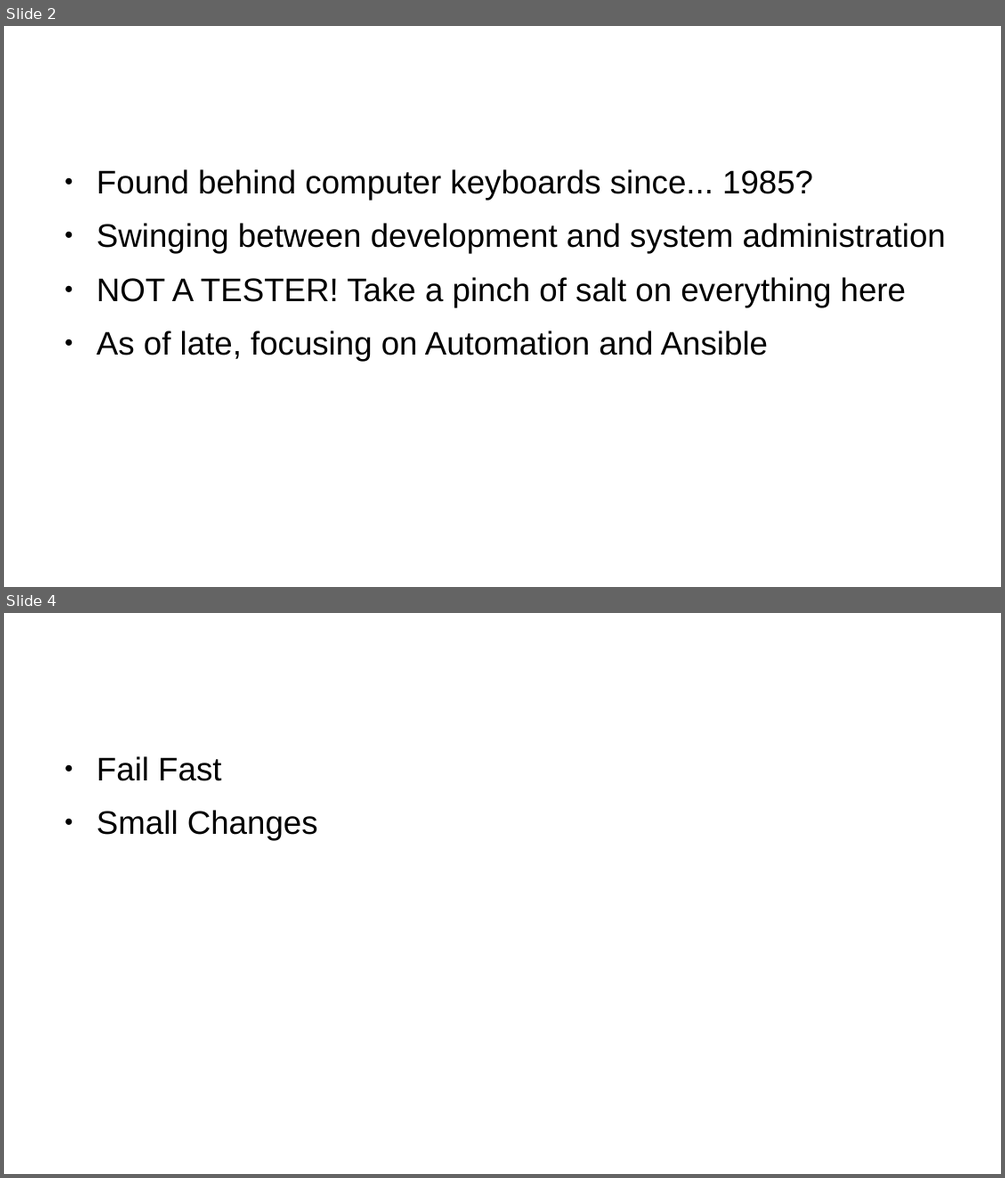
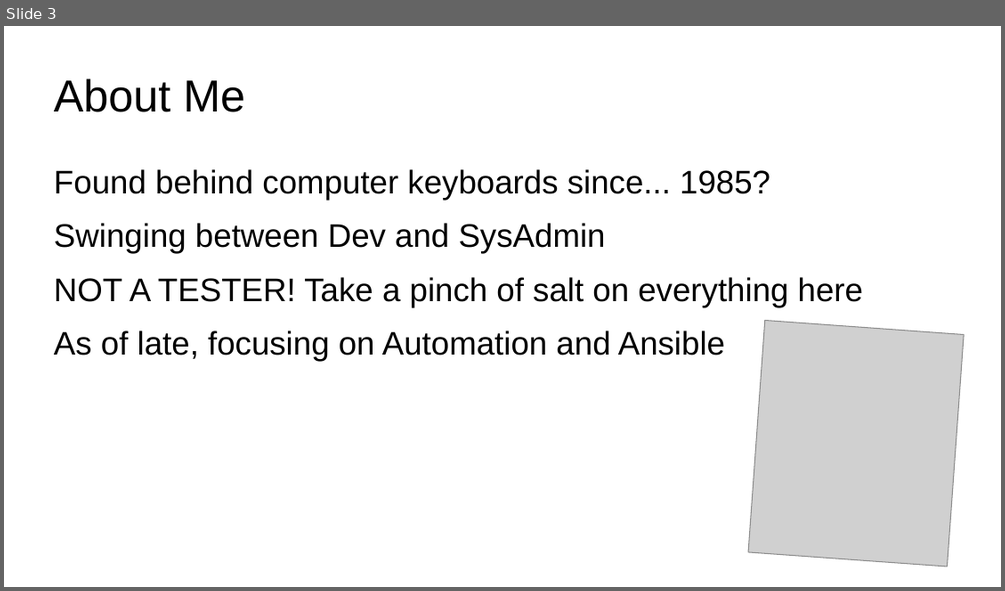
Before and after one commit to russoz/aklpug-testing-python-code, a slide deck: aklpug-testing-python.odp. Shown one above the other, each under a label of ours: slides 2 and 4 before the commit, slide 3 after it; the slides between them are not shown. The pictures are 1005x1178 and 1005x591 pixels, drawn with LibreOffice and Linux fonts; fonts in the diff are those of the drawing; grey boxes stand for pictures; background and template pictures are left out. Boxes give left, top, right and bottom in pixels: in the first picture for what was removed or moved away, otherwise in the second. Text is boxed around its words. In the diff, an @@ line names an element or a change of style, - is before the commit and + after.

```diff
--- a/aklpug-testing-python.odp
+++ b/aklpug-testing-python.odp
@@ slide 4 removed at [4, 613, 1001, 1174], background #FFFFFF @@
@@ title removed at [54, 634, 748, 727] @@
-Agility
@@ text removed at [97, 756, 318, 841] @@
-● Fail Fast
-● Small Changes
@@ what was slide 2 is now slide 3 @@
@@ slide 3 changed as well @@
@@ title "About Me" at [54, 79, 245, 112]: text colour #FFFFFF to #000000 @@
@@ text at [54, 169, 863, 361]: bullet ● to none @@
@@ text at [54, 223, 606, 254]: text changed @@
-● Swinging between development and system administration
+Swinging between Dev and SysAdmin
@@ picture added at [749, 321, 963, 566] @@
```
Also in this commit, not shown: 7 other slides changed, 6 slides added, 3 other slides removed, 4 other files.
